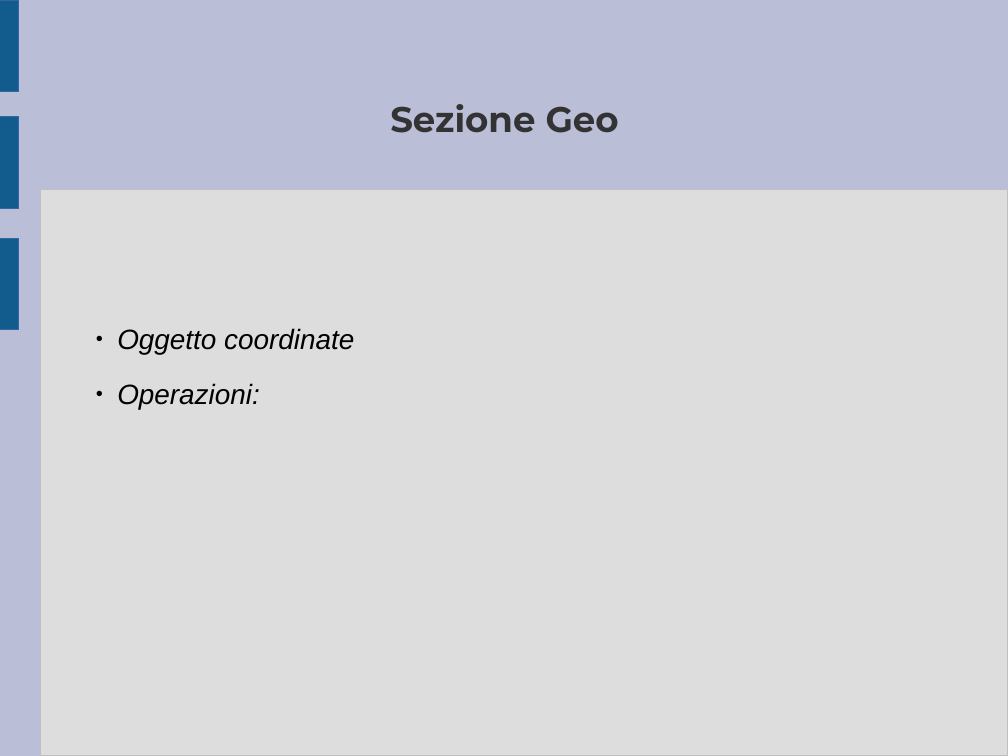
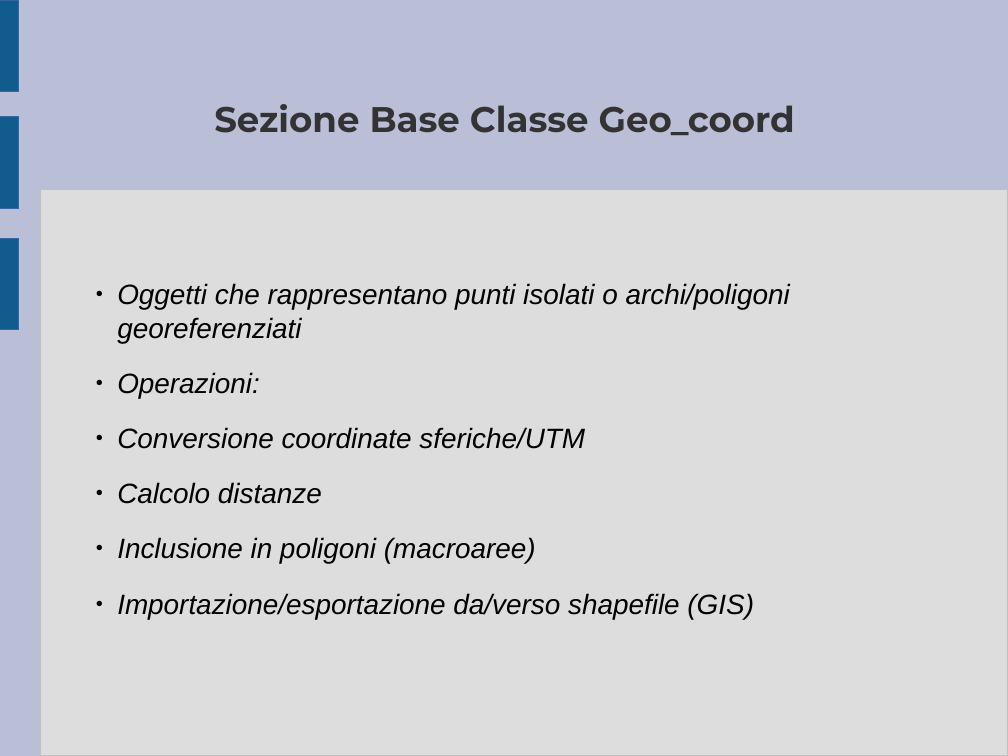
Before and after one commit to ARPA-SIMC/libsim, a slide deck: slide 4 of doc/breve_presentazione.odp. Drawn at 1008x756 pixels with LibreOffice and Linux fonts; fonts in the diff are those of the drawing. Boxes give left, top, right and bottom in pixels: in the first picture for what was removed or moved away, otherwise in the second. Text is boxed around its words. In the diff, an @@ line names an element or a change of style, - is before the commit and + after.

```diff
--- a/doc/breve_presentazione.odp
+++ b/doc/breve_presentazione.odp
@@ title at [214, 104, 795, 135]: text changed @@
-Sezione Geo
+Sezione Base Classe Geo_coord
@@ subtitle at [117, 283, 790, 343]: text changed @@
-  ● Oggetto coordinate
+  ● Oggetti che rappresentano punti isolati o archi/poligoni georeferenziati
@@ subtitle at [117, 427, 754, 619]: paragraphs added @@
+  ● Conversione coordinate sferiche/UTM
+  ● Calcolo distanze
+  ● Inclusione in poligoni (macroaree)
+  ● Importazione/esportazione da/verso shapefile (GIS)
```
Also in this commit, not shown: 7 other slides changed.
